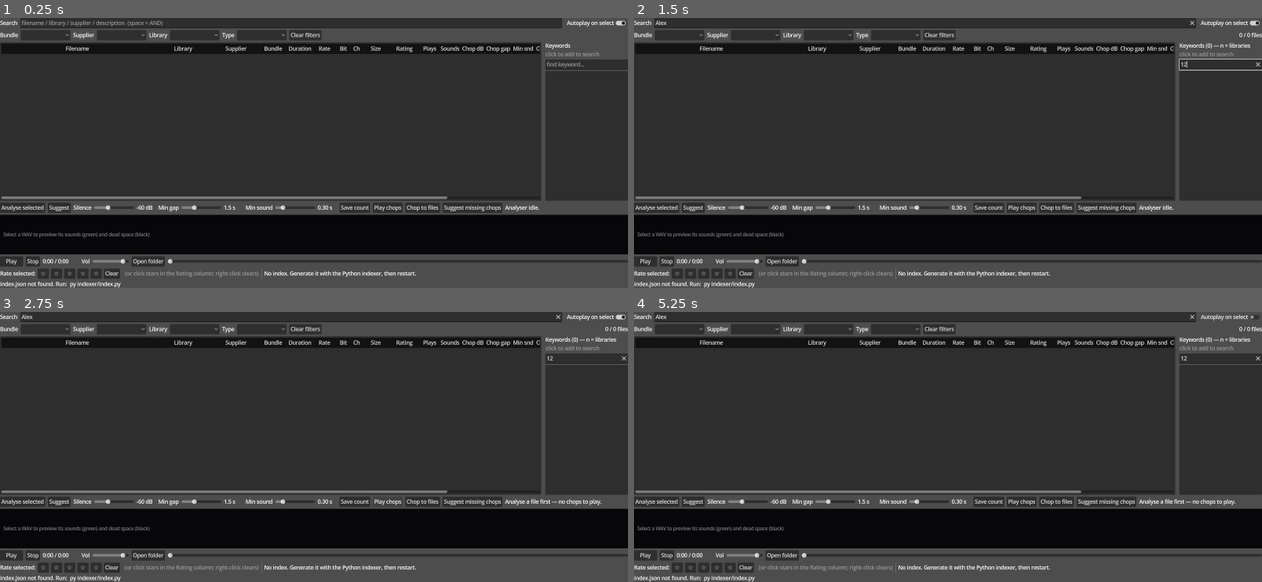
Above: before the commit, frames 1-4 (two rows, left to right).
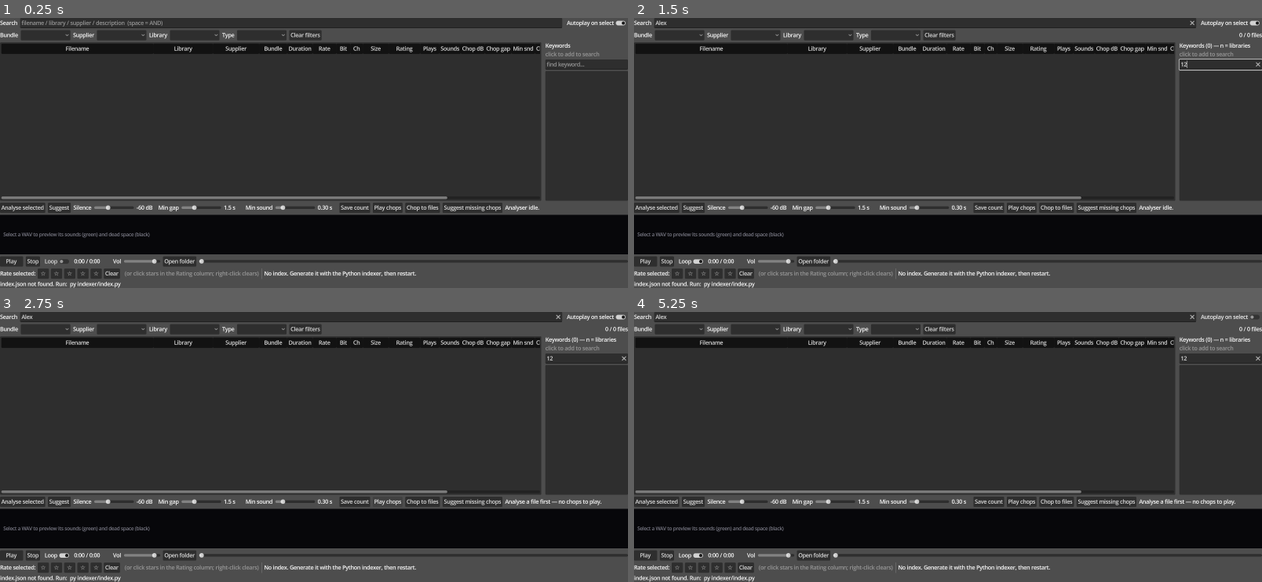
Above: after the commit, the same moments.

Repository: benedictcarter/sound_lib
Game: Godot game, scene res://main.tscn
Same seed, same stepped clock (60 frames per second), same inputs: the game is played once before the commit and once after it.
Inputs (mouse positions are in pixels of both pictures, inside the frame that each line leads up to):
- Up to frame 1 (0.25 s): no input
- Up to frame 2 (1.5 s): click (922, 23) at 0.52 s; type "Alex" at 0.6 s; click (1218, 63) at 0.75 s; type "12" at 0.83 s; click (690, 261) at 1.25 s, where only the run after the commit has a clickable "Loop"
- Up to frame 3 (2.75 s): click "Play chops" at 2 s
- Up to frame 4 (5.25 s): click "Play chops" at 2.75 s; click "Play" at 3.5 s; click "Play" at 4.25 s; click "Autoplay on select" at 5 s

The runs differ from the first frame. In frame 1, 0.5% of the frame differs, in the area x 6-33%, y 88-92%; in frame 2, 0.5%; in frame 3, 0.5%; in frame 4, 0.5%.

Commit message:
Add Loop toggle (seamless replay) and global Space play/pause
Loop: a CheckButton sets the WAV stream's native loop_mode = LOOP_FORWARD
(_set_stream_loop, applied in _play_selected/_play_chops and live on toggle) so
the current track replays seamlessly; a looping stream emits no 'finished', so
loops don't inflate the play count.

Space: global play/pause via _input -> _on_play_pressed, suppressed when a
LineEdit/TextEdit is focused or a tag type-over is active (so Space still types).
Loop checkbox is FOCUS_NONE so it never eats the shortcut.

Co-Authored-By: Claude Opus 4.8 <noreply@anthropic.com>

Diff:
--- a/app/main.gd
+++ b/app/main.gd
@@ -235,6 +235,8 @@
 var _playing_item: TreeItem = null   # its row, for live cell updates
 var _global_vol: float = 0.9         # the 0..1 global Vol slider value
 var _play_vol_mult: float = 1.0      # current track's per-track Vol× multiplier
+var _loop_chk: CheckButton
+var _loop_on: bool = false           # "Loop" toggle: replay the current track
 var _last_click_col: int = -1        # column of the last mouse click (gates play)
 var _hover_item: TreeItem = null     # row whose Rating cell is showing a preview
 var _hover_star: int = -1            # previewed star count under the cursor
@@ -407,6 +409,13 @@
 	stop.text = "Stop"
 	stop.pressed.connect(_on_stop_pressed)
 	pbar.add_child(stop)
+
+	_loop_chk = CheckButton.new()
+	_loop_chk.text = "Loop"
+	_loop_chk.tooltip_text = "Replay this track: loop the current track seamlessly."
+	_loop_chk.focus_mode = Control.FOCUS_NONE      # don't eat the Space shortcut
+	_loop_chk.toggled.connect(_on_loop_toggled)
+	pbar.add_child(_loop_chk)
 
 	_time_label = Label.new()
 	_time_label.custom_minimum_size = Vector2(110, 0)
@@ -1264,6 +1273,7 @@
 	if stream == null:
 		_now_label.text = "Could not load WAV: %s" % abs
 		return
+	_set_stream_loop(stream)                   # honour the Loop toggle
 	_player.stream = stream
 	_play_vol_mult = _get_vol_mult(rec)        # per-track gain on top of the slider
 	_apply_volume()
@@ -1308,6 +1318,25 @@
 	_player.volume_db = -80.0 if lin <= 0.001 else linear_to_db(lin)
 
 
+# Set a WAV stream to loop (or not) per the Loop toggle. A looping stream plays
+# seamlessly and never emits `finished` (so it doesn't count as a play).
+func _set_stream_loop(stream: AudioStreamWAV) -> void:
+	if stream == null:
+		return
+	if _loop_on:
+		stream.loop_mode = AudioStreamWAV.LOOP_FORWARD
+		stream.loop_begin = 0
+		stream.loop_end = int(round(stream.get_length() * stream.mix_rate))
+	else:
+		stream.loop_mode = AudioStreamWAV.LOOP_DISABLED
+
+
+func _on_loop_toggled(on: bool) -> void:
+	_loop_on = on
+	if _player.stream is AudioStreamWAV:
+		_set_stream_loop(_player.stream)       # apply to the current track live
+
+
 func _on_seek_released(_changed: bool) -> void:
 	if _player.stream != null and _stream_len > 0.0:
 		_player.seek(_seek.value * _stream_len)
@@ -1323,6 +1352,18 @@
 		return
 	var folder := _library_root.path_join(String(rec.get("path", "")).get_base_dir())
 	OS.shell_open(folder)
+
+
+# Space toggles play/pause globally -- except while typing in a text field (the
+# search box, an inline cell editor) or during a type-over tag edit, where Space
+# must reach the text.
+func _input(event: InputEvent) -> void:
+	if event is InputEventKey and event.pressed and not event.echo and event.keycode == KEY_SPACE:
+		var foc := get_viewport().gui_get_focus_owner()
+		if foc is LineEdit or foc is TextEdit or _tag_edit_active:
+			return
+		_on_play_pressed()
+		get_viewport().set_input_as_handled()
 
 
 func _process(_delta: float) -> void:
@@ -1820,6 +1861,7 @@
 	if preview == null:
 		_an_status.text = "Play chops needs 8/16-bit PCM (format %d)." % stream.format
 		return
+	_set_stream_loop(preview)                  # honour the Loop toggle
 	_player.stream = preview
 	_play_vol_mult = _get_vol_mult(_an_rec)    # match the source track's Vol×
 	_apply_volume()
Not shown, changed: CLAUDE.md
Not shown, changed: README.md
